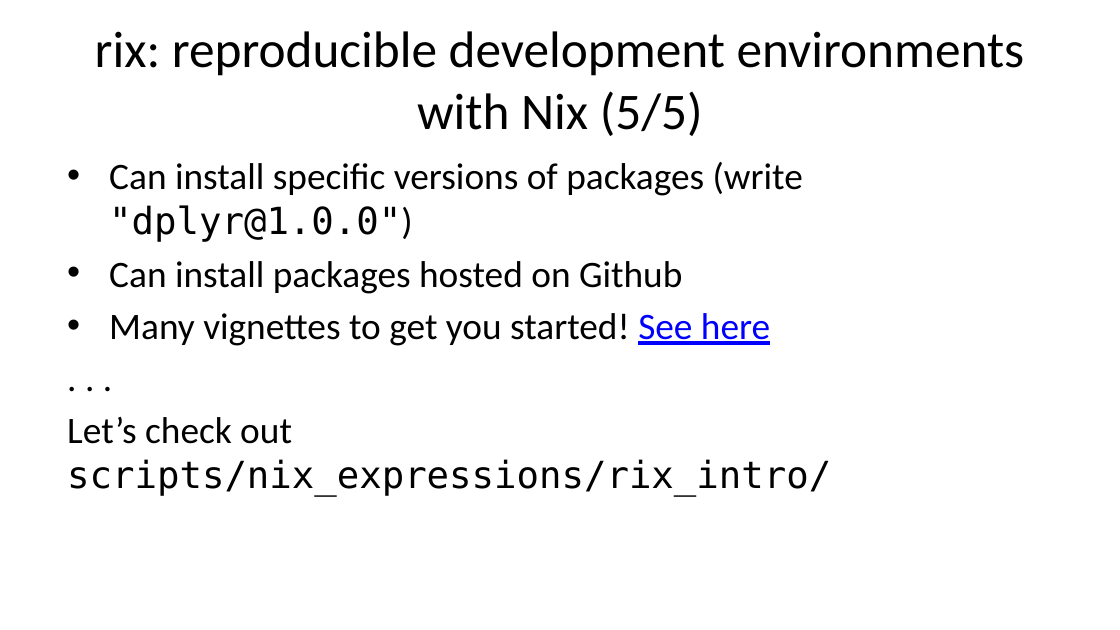
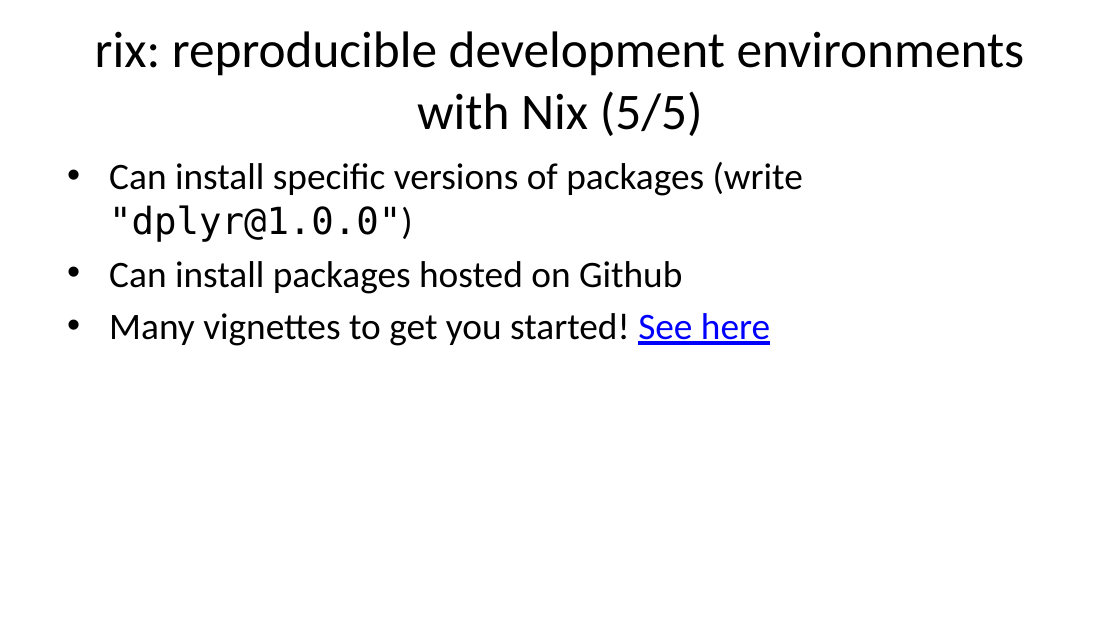
Before and after one commit to b-rodrigues/repro_basf, a slide deck: slide 34 of docs/index.pptx. Drawn at 1120x630 pixels with LibreOffice and Linux fonts; fonts in the diff are those of the drawing. Boxes give left, top, right and bottom in pixels: in the first picture for what was removed or moved away, otherwise in the second. Text is boxed around its words. In the diff, an @@ line names an element or a change of style, - is before the commit and + after.

```diff
--- a/docs/index.pptx
+++ b/docs/index.pptx
@@ text at box(67, 416, 831, 496): paragraphs removed @@
-. . .
-Let’s check out scripts/nix_expressions/rix_intro/
```
Also in this commit, not shown: 6 other slides changed, 12 other files.
